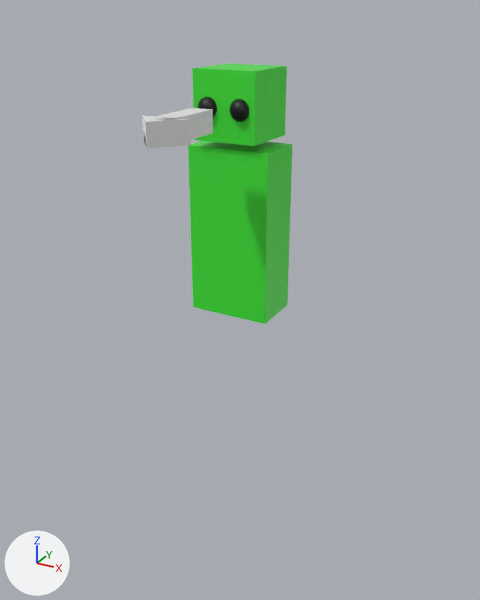
The FBX model BloodySacrificeモック/Data/Model/Player/player-mock.fbx, before and after one commit.
Before and after are seen from a 50 mm camera at (0.0732, -0.1333, 0.0683) aimed at (0.003, -0.0056, 0.0045). The axes (+X, +Y, +Z) are drawn at lower left. The lights are the same throughout. Where no turn or scale is listed for an object, it has been applied to the vertices.

The scene before the commit, as lines of its bpy script (objects in view):
```python
me_cube_001 = bpy.data.meshes.new('Cube.001')
me_cube_001.from_pydata(...)  # a box spanning x -100.0..100.0, y -100.0..100.0, z -100.0..100.0
me_cube_001.materials.append(mat_material_001)  # green #3fe737
me_cube_002 = bpy.data.meshes.new('Cube.002')
me_cube_002.from_pydata(...)  # a box spanning x -100.0..100.0, y -100.0..100.0, z -100.0..100.0
me_cube_002.materials.append(mat_material_001)  # green #3fe737
me_cube_005 = bpy.data.meshes.new('Cube.005')
me_cube_005.from_pydata(...)  # 18 vertices, 21 faces; spans x -0.0054..0.0054, y -0.0169..0.0023, z -0.0023..0.0023
me_sphere_001 = bpy.data.meshes.new('Sphere.001')
me_sphere_001.from_pydata(...)  # a UV sphere (32 segments, 16 rings, poles along z) spanning x 3.1..12.6, y -18.7..-9.1, z -4.8..4.8; a UV sphere (32 segments, 16 rings, poles along z) spanning x -12.6..-3.1, y -18.7..-9.1, z -4.8..4.8
me_sphere_001.materials.append(mat_material_003)  # black #000000
ob_cube = bpy.data.objects.new('Cube', me_cube_001)
ob_cube.location = (0.0, 0.0, 0.0491)
ob_cube.rotation_euler = (1.571, 0.0, 0.0)  # degrees (90, 0, 0)
ob_cube.scale = (0.000075, 0.000075, 0.000075)
ob_cube_001 = bpy.data.objects.new('Cube.001', me_cube_002)
ob_cube_001.location = (0.0, 0.0, 0.02)
ob_cube_001.rotation_euler = (1.571, 0.0, 0.0)  # degrees (90, 0, 0)
ob_cube_001.scale = (0.0001, 0.0002, 0.0000625)
ob_cube_004 = bpy.data.objects.new('Cube.004', me_cube_005)
ob_cube_004.location = (0.0, -0.0181, 0.0474)
ob_sphere = bpy.data.objects.new('Sphere', me_sphere_001)
ob_sphere.location = (0.0, 0.0, 0.0486)
ob_sphere.scale = (0.0005, 0.0005, 0.0005)
```
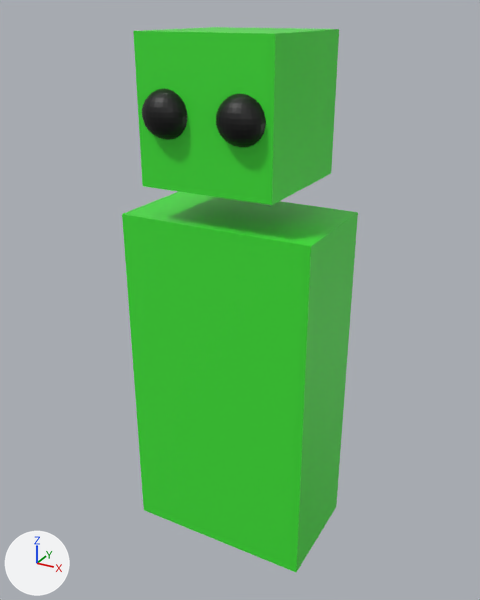
Boxes [x1, y1, x2, y2] around the edits, measured in the pictures (480 x 600 px):
'Cube.001', moved, rescaled (126% wider, 107% taller)
    before: [188, 141, 292, 324]
    after: [122, 192, 358, 572]
'Cube', moved, rescaled (116% wider, 116% taller)
    before: [192, 64, 287, 146]
    after: [133, 27, 339, 205]
'Sphere', moved, rescaled (140% wider, 127% taller)
    before: [198, 97, 249, 122]
    after: [142, 89, 266, 147]
'Cube.004', deleted
    before: [142, 108, 213, 148]

The change in detail:
Object 'Cube.004' (ob_cube_004) is deleted.
Object 'Sphere' (ob_sphere) moves from (0.0, 0.0, 0.0486) to (0.0, 0.0, 0.048).
Object 'Sphere' (ob_sphere) is rescaled from (0.0005, 0.0005, 0.0005) to (0.00114, 0.00109, 0.00109).
Object 'Cube' (ob_cube) moves from (0.0, 0.0, 0.0491) to (0.0, 0.0, 0.048).
Object 'Cube' (ob_cube) is rescaled from (0.000075, 0.000075, 0.000075) to (0.00016, 0.00016, 0.00016).
Object 'Cube.001' (ob_cube_001) moves from (0.0, 0.0, 0.02) to (0.0, 0.0, -0.02).
Object 'Cube.001' (ob_cube_001) is rescaled from (0.0001, 0.0002, 0.0000625) to (0.00024, 0.00044, 0.00014).
